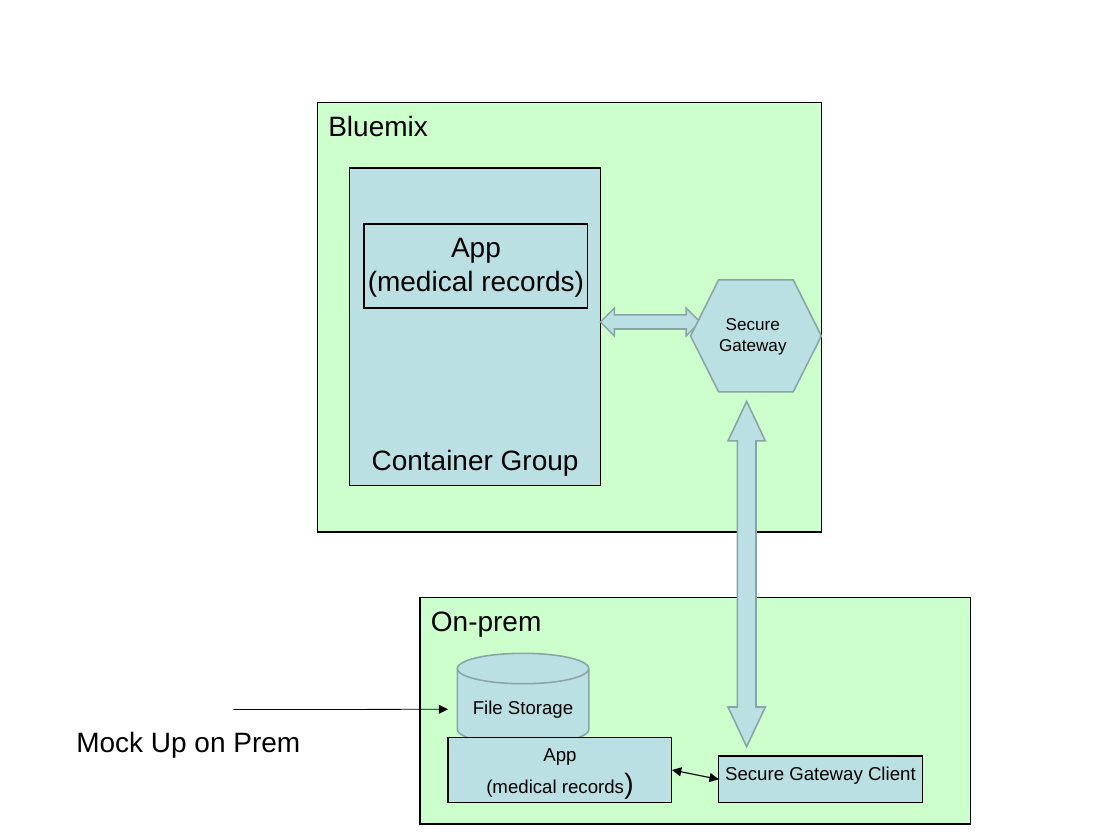
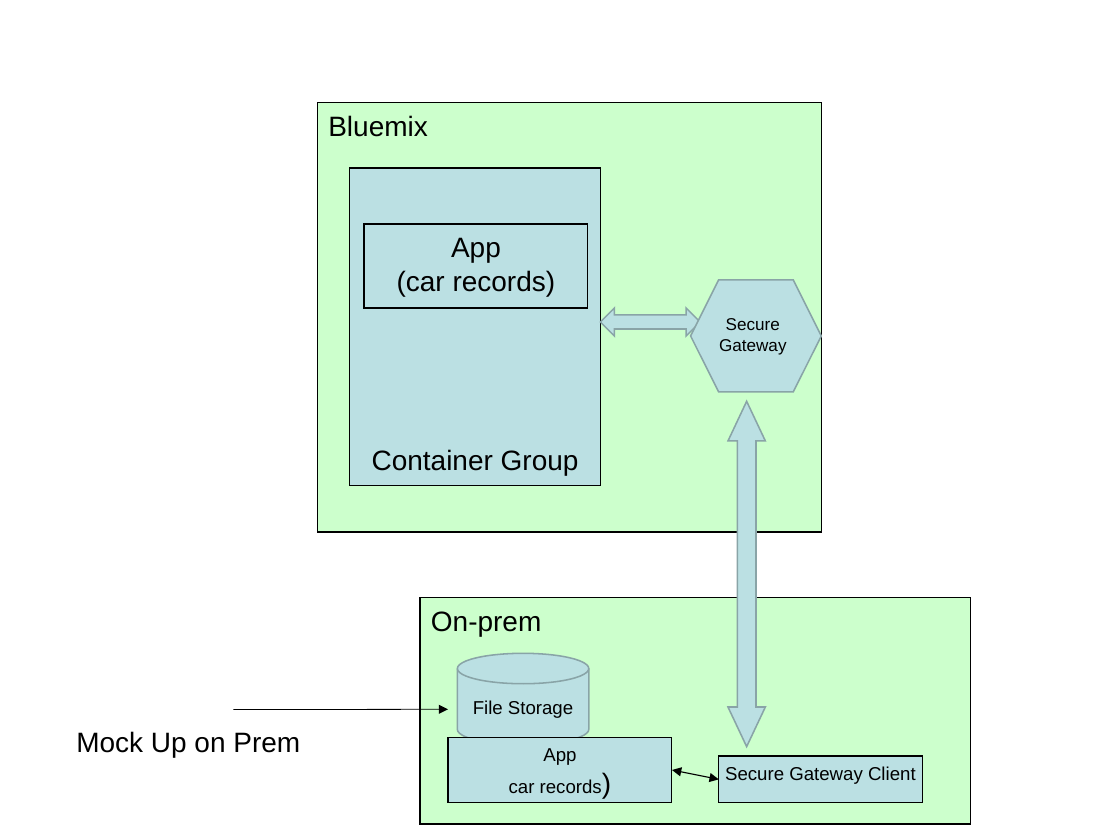
Before and after one commit to IBM-Cloud/arch-hybrid-data-carcare, a slide deck: slide 3 of docs/DataStoreScale-v3.ppt. Drawn at 1120x840 pixels with LibreOffice and Linux fonts; fonts in the diff are those of the drawing. Boxes give left, top, right and bottom in pixels: in the first picture for what was removed or moved away, otherwise in the second. Text is boxed around its words. In the diff, an @@ line names an element or a change of style, - is before the commit and + after.

```diff
--- a/docs/DataStoreScale-v3.ppt
+++ b/docs/DataStoreScale-v3.ppt
@@ text in rectangle at [397,270,556,296]: text changed @@
-(medical records)
+(car records)
@@ text in rectangle at [509,779,602,793]: text changed @@
-(medical records)
+car records)
```
Also in this commit, not shown: 2 other slides changed, 21 other files.
